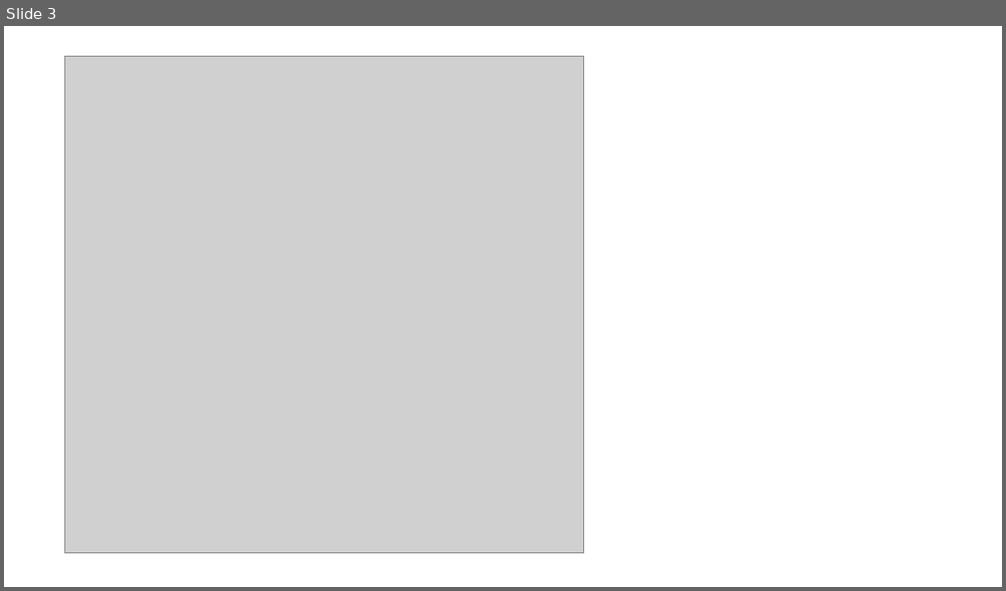
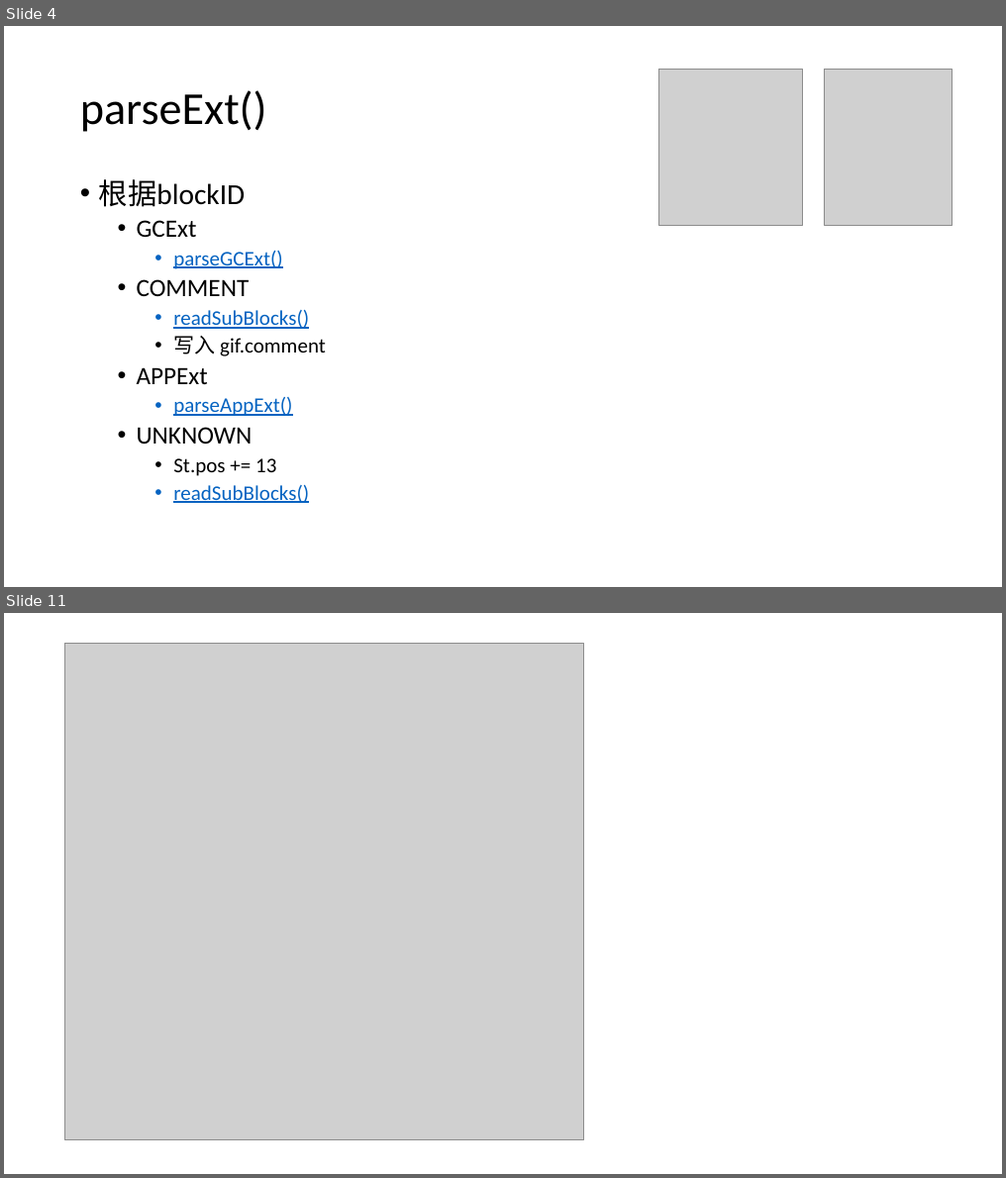
Before and after one commit to philipdeng/gifparse, a slide deck: aboutgif.pptx. Shown one above the other, each under a label of ours: slide 3 before the commit, slides 4 and 11 after it; the slides between them are not shown. The pictures are 1006x591 and 1006x1178 pixels, drawn with LibreOffice and Linux fonts; fonts in the diff are those of the drawing; grey boxes stand for pictures. Boxes give left, top, right and bottom in pixels: in the first picture for what was removed or moved away, otherwise in the second. Text is boxed around its words. In the diff, an @@ line names an element or a change of style, - is before the commit and + after.

```diff
--- a/aboutgif.pptx
+++ b/aboutgif.pptx
@@ slide 4 added at box(4, 26, 1002, 587), background #FFFFFF @@
@@ picture added at box(659, 70, 803, 225) @@
@@ picture added at box(824, 70, 951, 225) @@
@@ title added at box(80, 90, 267, 132), 44 pt, text #000000 @@
+parseExt()
@@ text added at box(99, 179, 326, 503), 20 pt, text #000000 @@
+• 根据blockID
+  • GCExt
+    • parseGCExt()
+  • COMMENT
+    • readSubBlocks()
+    • 写入 gif.comment
+  • APPExt
+    • parseAppExt()
+  • UNKNOWN
+    • St.pos += 13
+    • readSubBlocks()
@@ what was slide 3 is now slide 11 @@
```
Also in this commit, not shown: 1 slide changed, 11 other slides added, 2 slides removed, 5 other files.
